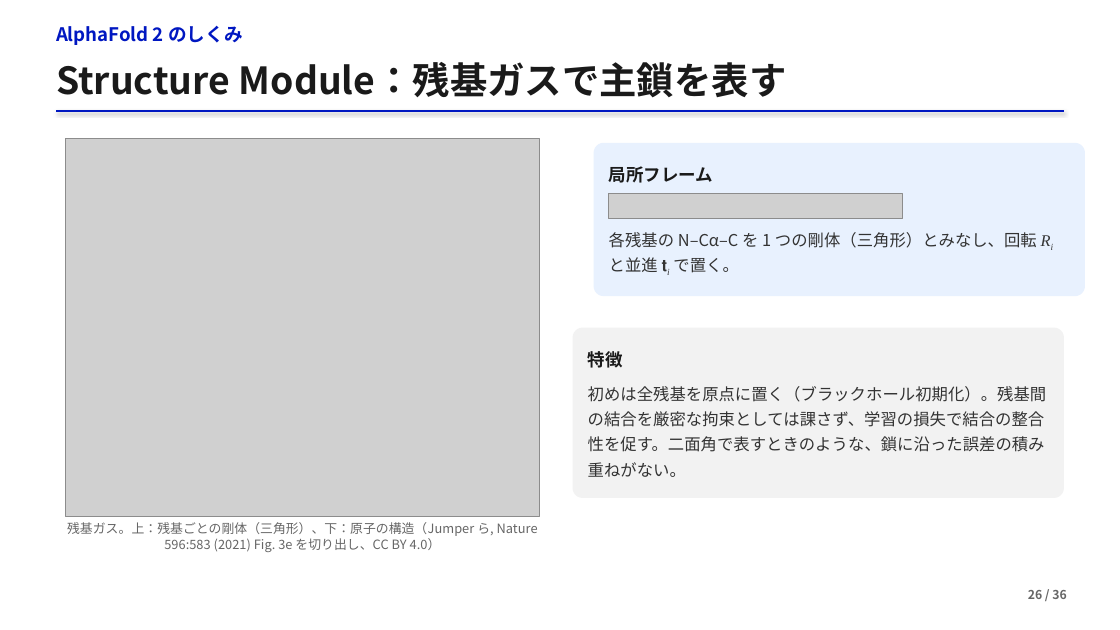
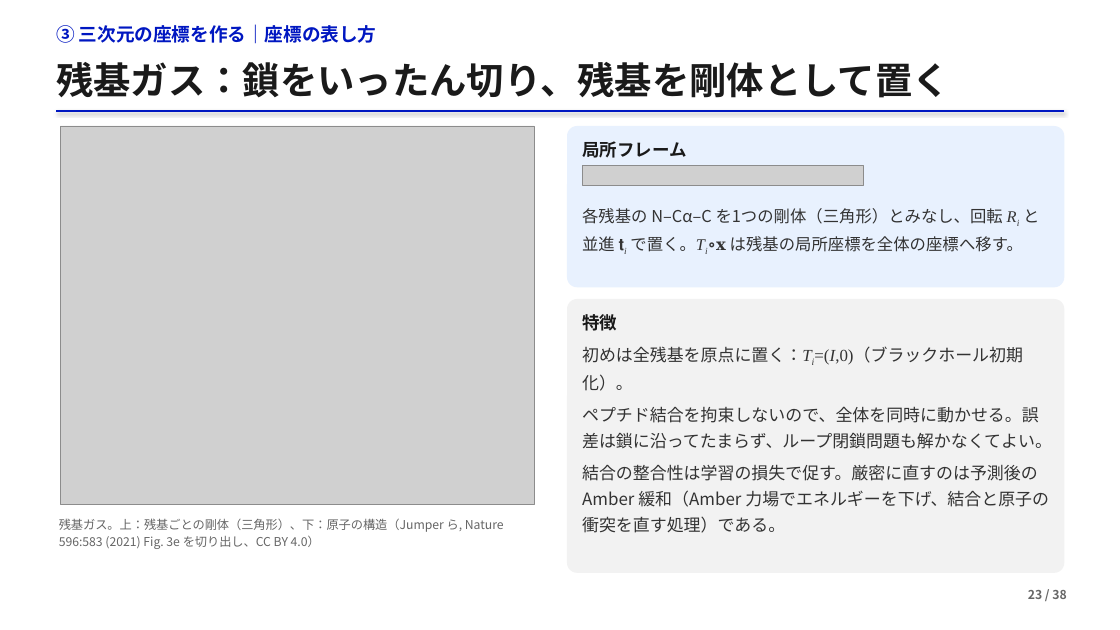
Before and after one commit to matsunagalab/lecture_bioinfo, a slide deck: slide 23 of 05_AlphaFold2による構造予測/05_AlphaFold2による構造予測.pptx (slide 26 before the commit). Drawn at 1120x630 pixels with LibreOffice and Linux fonts; fonts in the diff are those of the drawing; grey boxes stand for pictures. Boxes give left, top, right and bottom in pixels: in the first picture for what was removed or moved away, otherwise in the second. Text is boxed around its words. In the diff, an @@ line names an element or a change of style, - is before the commit and + after.

```diff
--- a/05_AlphaFold2による構造予測/05_AlphaFold2による構造予測.pptx
+++ b/05_AlphaFold2による構造予測/05_AlphaFold2による構造予測.pptx
@@ text at [56, 24, 377, 44]: text changed @@
-AlphaFold 2 のしくみ
+③ 三次元の座標を作る｜座標の表し方
@@ text at [56, 62, 950, 98]: text changed @@
-Structure Module：残基ガスで主鎖を表す
+残基ガス：鎖をいったん切り、残基を剛体として置く
@@ picture: place and size @@
-picture at [66, 139, 539, 517]
+picture at [60, 126, 534, 504]
@@ rounded rectangle: place and size @@
-rounded rectangle at [594, 143, 1086, 297]
+rounded rectangle at [567, 126, 1065, 287]
@@ rounded rectangle at [567, 126, 1065, 287]: proportions changed @@
@@ text "局所フレーム" at [582, 141, 686, 158]: line spacing 23.2pt to 1.2 @@
@@ text "局所フレーム": place and size @@
-text "局所フレーム" at [609, 166, 713, 183]
+text "局所フレーム" at [582, 141, 686, 158]
@@ picture added at [582, 166, 864, 186] @@
@@ text at [582, 208, 1039, 252]: text changed @@
-各残基の N–Cα–C を 1 つの剛体（三角形）とみなし、回転 Ri と並進 𝐭i で置く。
+各残基の N–Cα–C を1つの剛体（三角形）とみなし、回転 Ri と並進 𝐭i で置く。Ti∘𝐱 は残基の局所座標を全体の座標へ移す。
@@ picture removed at [609, 193, 903, 218] @@
@@ rounded rectangle at [567, 299, 1065, 573]: proportions changed @@
@@ rounded rectangle: place and size @@
-rounded rectangle at [573, 328, 1065, 498]
+rounded rectangle at [567, 299, 1065, 573]
@@ text "特徴": place and size @@
-text "特徴" at [588, 351, 623, 368]
+text "特徴" at [582, 314, 617, 331]
@@ text "特徴" at [582, 314, 617, 331]: line spacing 23.2pt to 1.2 @@
@@ text at [582, 346, 1052, 533]: text changed; size 14 to 14.5 pt @@
-初めは全残基を原点に置く（ブラックホール初期化）。残基間の結合を厳密な拘束としては課さず、学習の損失で結合の整合性を促す。二面角で表すときのような、鎖に沿った誤差の積み重ねがない。
+初めは全残基を原点に置く：Ti=(I,0)（ブラックホール初期化）。
+ペプチド結合を拘束しないので、全体を同時に動かせる。誤差は鎖に沿ってたまらず、ループ閉鎖問題も解かなくてよい。
+結合の整合性は学習の損失で促す。厳密に直すのは予測後の Amber 緩和（Amber 力場でエネルギーを下げ、結合と原子の衝突を直す処理）である。
@@ text "残基ガス。上：残基ごとの剛体（三角形）、下：原子の構造（Jumper ら, Nature 596:583 (2021) ...": place and size @@
-text "残基ガス。上：残基ごとの剛体（三角形）、下：原子の構造（Jumper ら, Nature 596:583 (2021) ..." at [67, 522, 538, 552]
+text "残基ガス。上：残基ごとの剛体（三角形）、下：原子の構造（Jumper ら, Nature 596:583 (2021) ..." at [59, 518, 504, 549]
@@ text "残基ガス。上：残基ごとの剛体（三角形）、下：原子の構造（Jumper ら, Nature 596:583 (2021) ..." at [59, 518, 504, 549]: size 11 to 10.5 pt; alignment centre to left; line spacing 13.2pt to 1.2 @@
@@ text at [1028, 590, 1066, 599]: text changed @@
-26 / 36
+23 / 38
```
Also in this commit, not shown: 51 other slides changed, 4 slides added, 1 slide removed, 4 other files.
